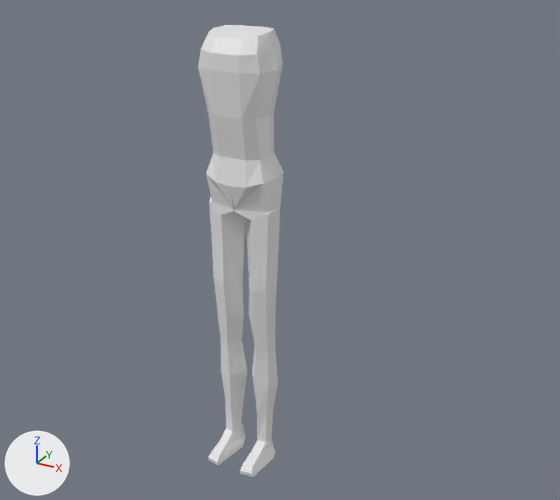
The Blender file Models/MC_Model.blend, before and after one commit.
One viewpoint serves both versions: a camera (50 mm lens) standing at (4.61, -7.55, 3.43) and looking at (0.38, 0.16, -0.43). Every picture has the same lights, and +X, +Y and +Z are marked at lower left.
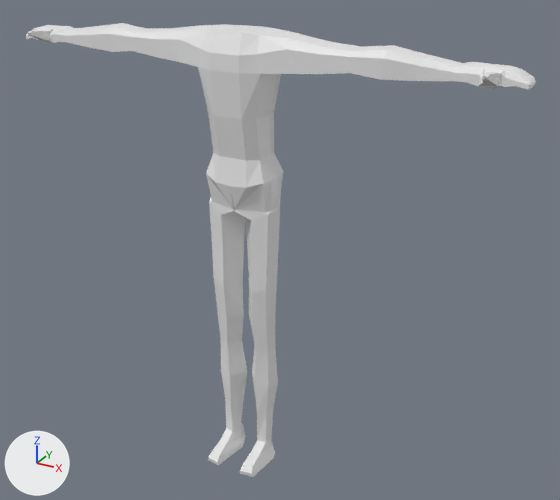
Changed parts and their boxes [x1, y1, x2, y2] in the pictures (560 x 500 px):
'Cube', reshaped (487% wider): before [198, 25, 284, 477]; after [26, 23, 536, 477]
part 1 of me_cube_002, built on: before [201, 25, 284, 477]; after [26, 23, 536, 477]

Edits to the bpy script that builds the scene:
```text
Change me_cube_002:
    used by ob_cube; location = (0.0, 0.0, 0.0)
    remove me_cube_002.from_pydata(...)  # 138 vertices, 127 faces; spans x 0.0..0.48, y -0.58..0.31, z -3.43..2.22
    add me_cube_002.from_pydata(...)  # 397 vertices, 380 faces; spans x 0.0..3.2, y -0.58..0.31, z -3.43..2.23
    me_cube_002 part 1
    6 vertices are removed from x 0.0..0.42, y -0.21..0.14, z 2.02..2.22
    47 faces are deleted
    3 vertices move from x 0.0..0.18, y -0.28..0.21, z 2.16..2.22 to x 0.0..0.16, y -0.28..0.21, z 2.22..2.23
    239 vertices are added at x 0.0..3.2, y -0.43..0.15, z -3.43..2.23
    15 new vertices lie (0.0, 0.05, 0.0) away from vertices in x 1.75..3.17, y -0.16..0.0, z 1.88..2.15
    6 new vertices lie (0.0, -0.04, 0.0) away from vertices in x 2.57..3.17, y -0.08..-0.01, z 1.98..2.07
    5 new vertices lie (0.0, 0.01, 0.05) away from vertices in x 2.76..3.17, y -0.27..0.05, z 1.9..1.95
    300 new faces join them
```
